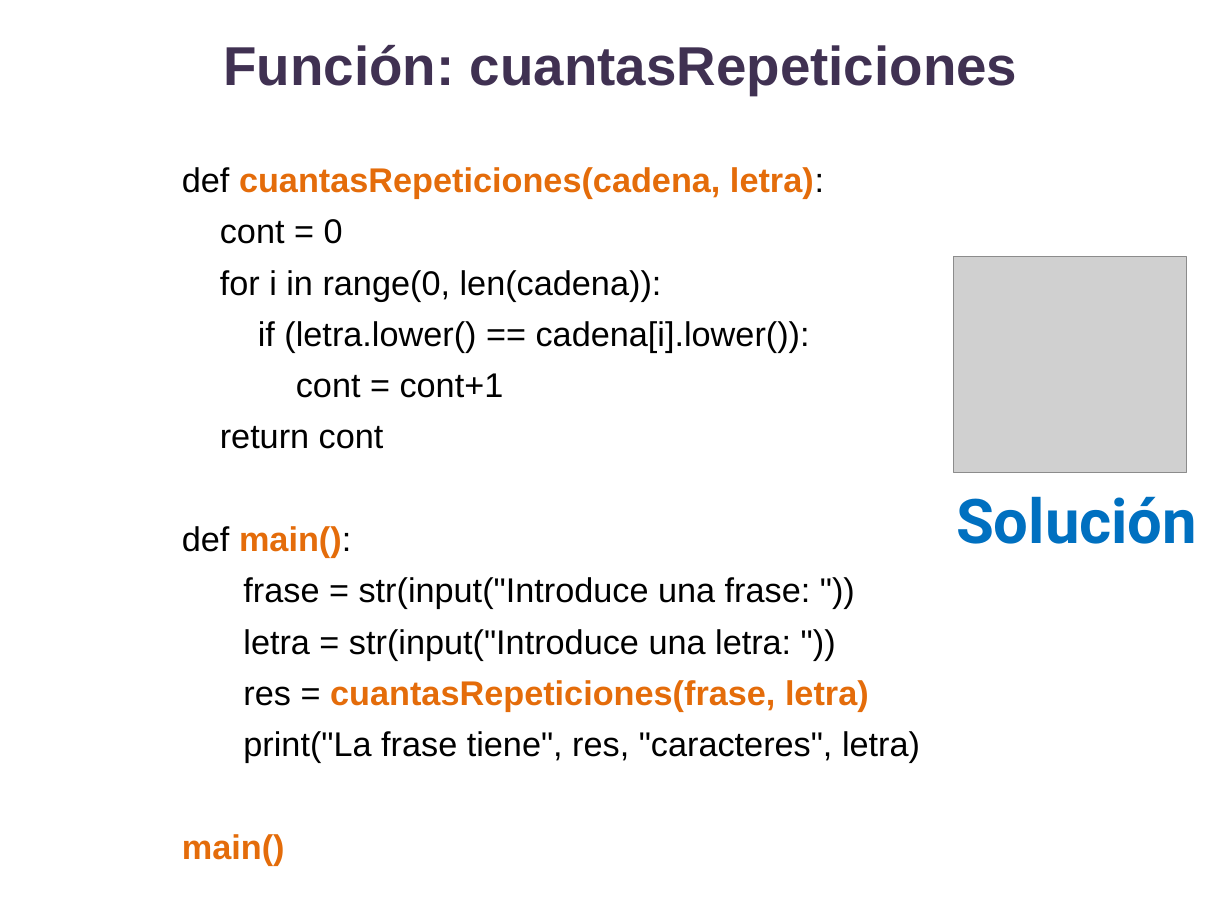
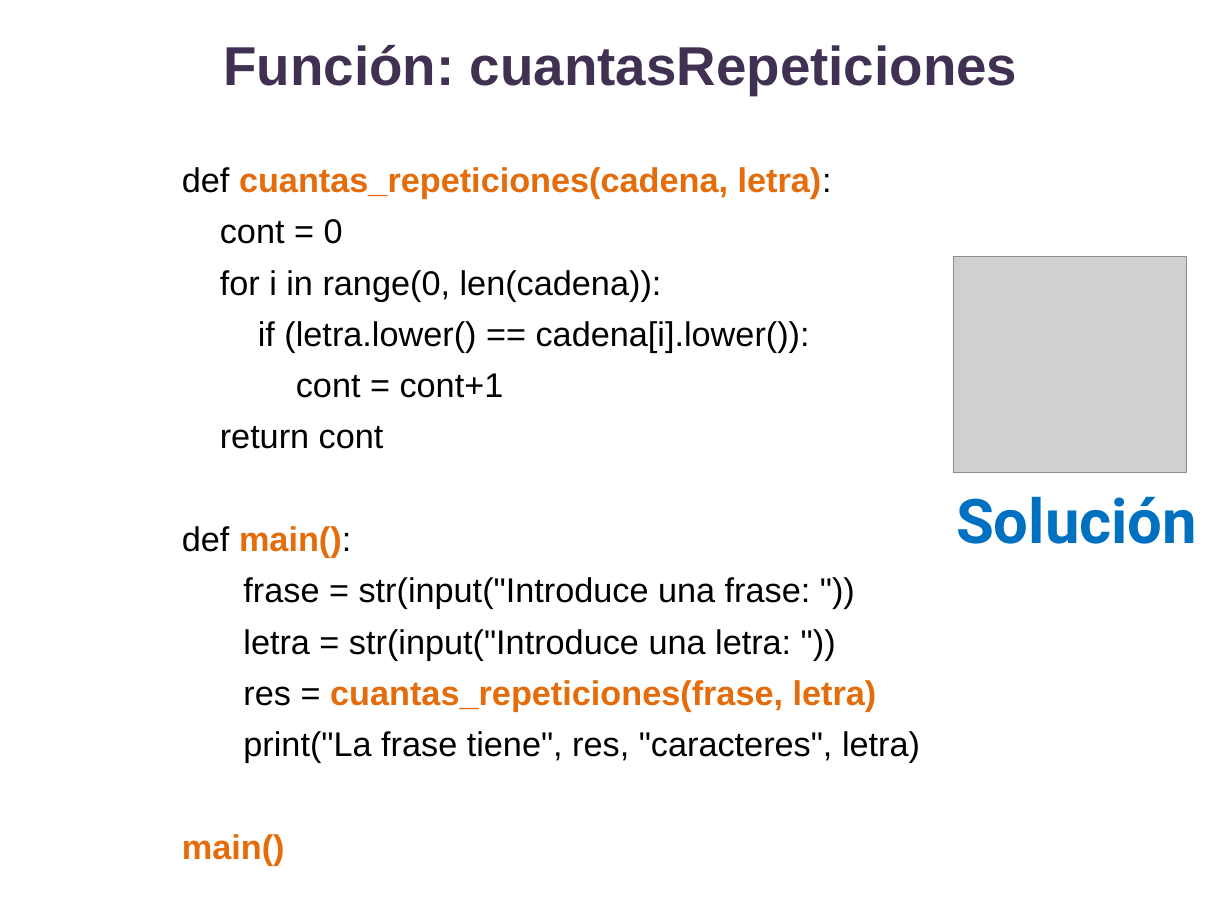
Before and after one commit to lizetheP/PensamientoC, a slide deck: slide 8 of CalendarioAgo20L/presentaciones/11_Strings.pptx. Drawn at 1232x924 pixels with LibreOffice and Linux fonts; fonts in the diff are those of the drawing; grey boxes stand for pictures. Boxes give left, top, right and bottom in pixels: in the first picture for what was removed or moved away, otherwise in the second. Text is boxed around its words. In the diff, an @@ line names an element or a change of style, - is before the commit and + after.

```diff
--- a/CalendarioAgo20L/presentaciones/11_Strings.pptx
+++ b/CalendarioAgo20L/presentaciones/11_Strings.pptx
@@ text at (182,167,832,198): text changed @@
-def cuantasRepeticiones(cadena, letra):
+def cuantas_repeticiones(cadena, letra):
@@ text at (243,680,877,712): text changed @@
-  res = cuantasRepeticiones(frase, letra)
+  res = cuantas_repeticiones(frase, letra)
```
Also in this commit, not shown: 6 other slides changed, 9 other files.
